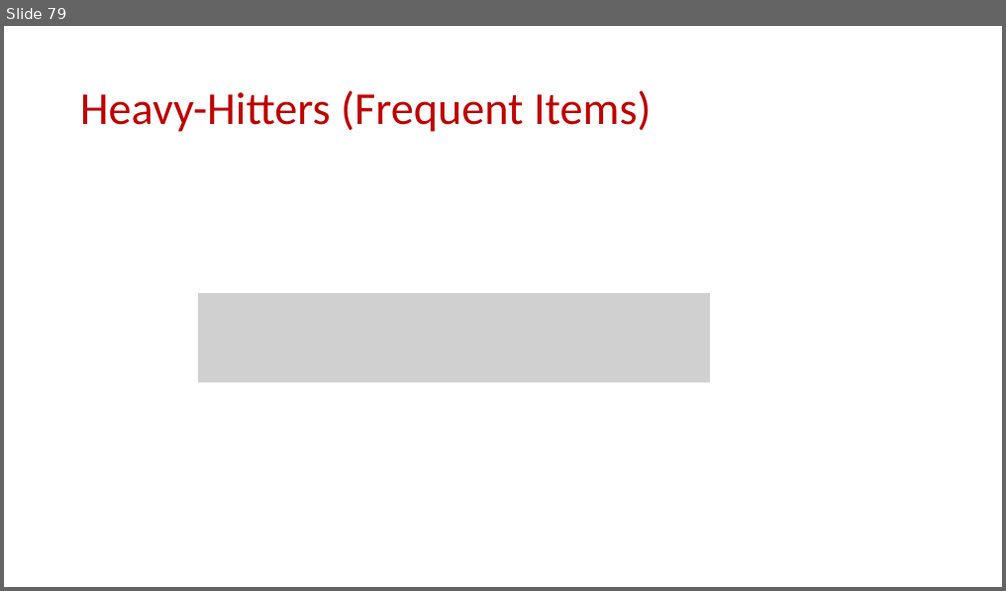
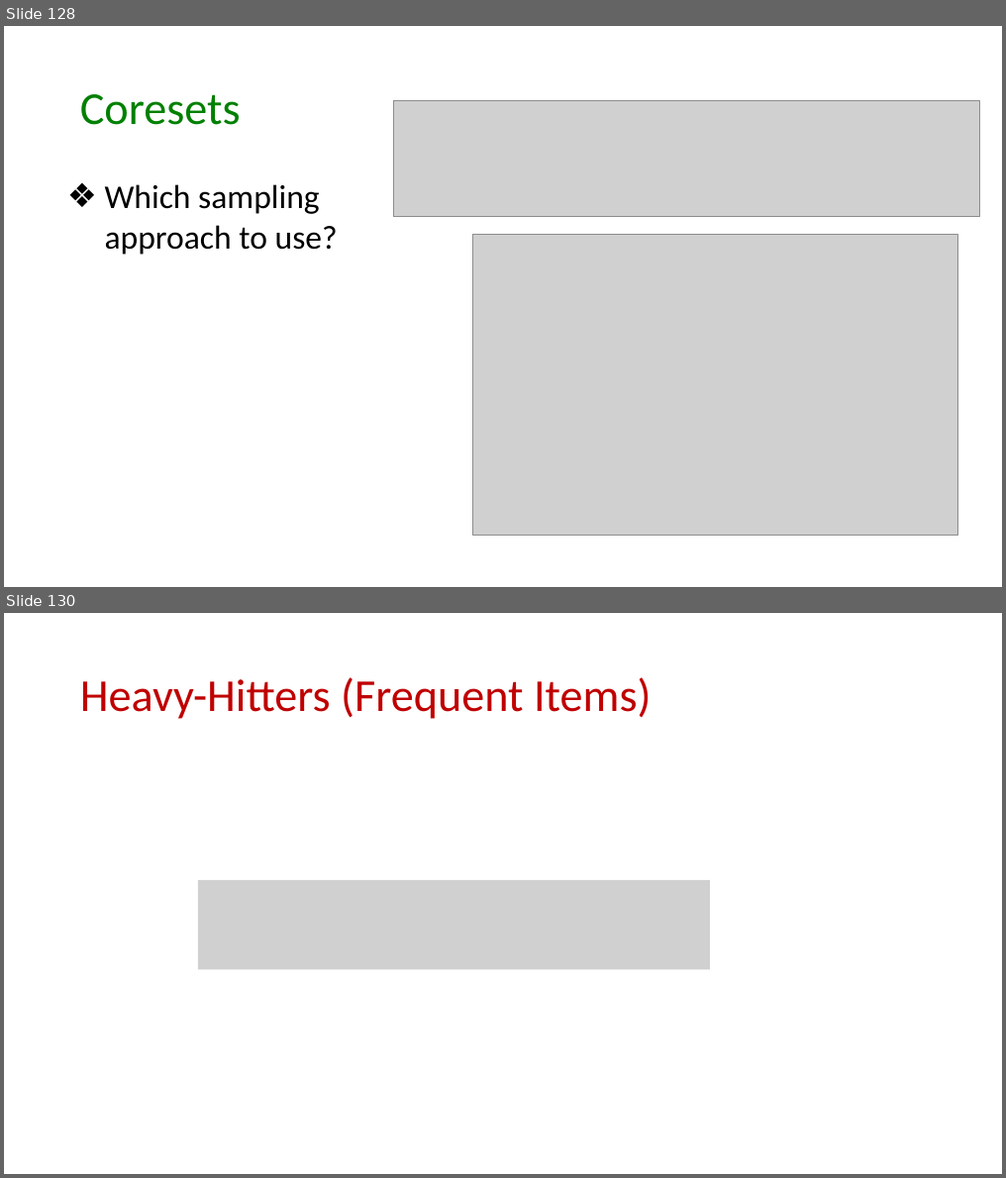
Before and after one commit to samsonzhou/samsonzhou.github.io, a slide deck: CSCE689-23/L15.pptx. Shown one above the other, each under a label of ours: slide 79 before the commit, slides 128 and 130 after it; the slides between them are not shown. The pictures are 1006x591 and 1006x1178 pixels, drawn with LibreOffice and Linux fonts; fonts in the diff are those of the drawing; grey boxes stand for pictures. Boxes give left, top, right and bottom in pixels: in the first picture for what was removed or moved away, otherwise in the second. Text is boxed around its words. In the diff, an @@ line names an element or a change of style, - is before the commit and + after.

```diff
--- a/CSCE689-23/L15.pptx
+++ b/CSCE689-23/L15.pptx
@@ slide 128 added at <box>4,26,1002,587</box>, background #FFFFFF @@
@@ title added at <box>80,94,241,125</box>, 44 pt, text #008000 @@
+Coresets
@@ picture added at <box>393,101,979,216</box> @@
@@ text added at <box>105,184,338,255</box>, 32 pt, text #000000 @@
+❖ Which sampling approach to use?
@@ picture added at <box>472,234,957,535</box> @@
@@ what was slide 79 is now slide 130 @@
```
Also in this commit, not shown: 50 other slides added.
